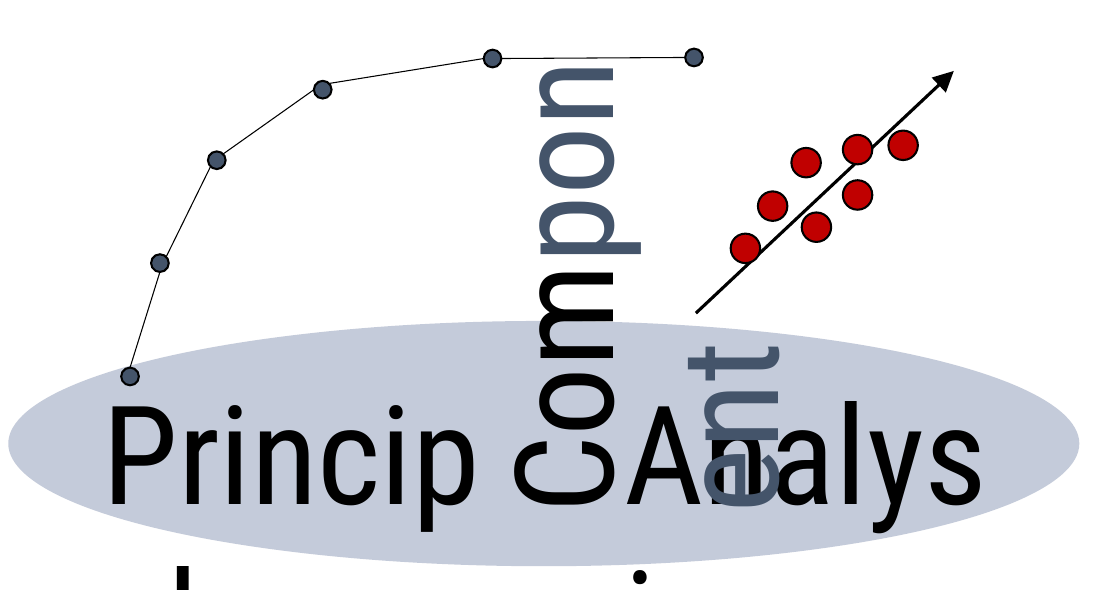
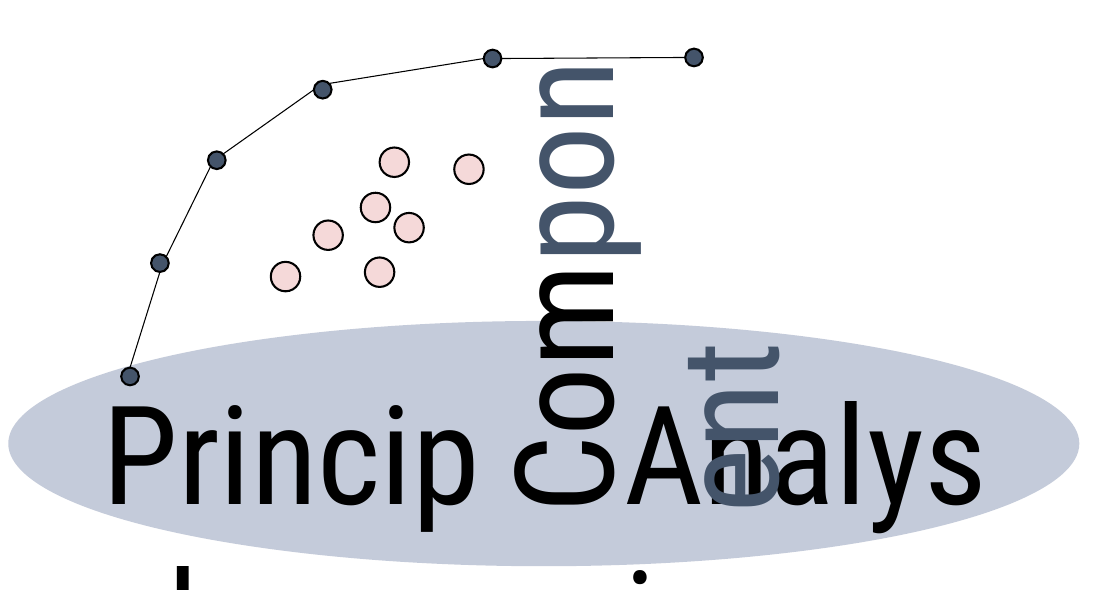
Before and after one commit to erdogant/pca, a slide deck: slide 1 of docs/figs/logo.pptx. Drawn at 1120x590 pixels with LibreOffice and Linux fonts; fonts in the diff are those of the drawing. Boxes give left, top, right and bottom in pixels: in the first picture for what was removed or moved away, otherwise in the second. Text is boxed around its words. In the diff, an @@ line names an element or a change of style, - is before the commit and + after.

```diff
--- a/docs/figs/logo.pptx
+++ b/docs/figs/logo.pptx
@@ arrow removed from (696, 313) to (954, 70) @@
@@ ellipse moved from (x1=843, y1=135, x2=873, y2=165) to (x1=380, y1=147, x2=410, y2=177) @@
@@ fill #C00000 to #C00000 at 15% opacity in 7 elements at (x1=313, y1=220, x2=343, y2=250), (x1=361, y1=193, x2=391, y2=223), (x1=271, y1=262, x2=301, y2=292), (x1=394, y1=213, x2=424, y2=243), (x1=365, y1=258, x2=395, y2=287), (x1=380, y1=147, x2=410, y2=177), (x1=454, y1=154, x2=484, y2=184) @@
@@ ellipse moved from (x1=888, y1=130, x2=918, y2=160) to (x1=454, y1=154, x2=484, y2=184) @@
@@ ellipse moved from (x1=792, y1=148, x2=822, y2=178) to (x1=361, y1=193, x2=391, y2=223) @@
@@ ellipse moved from (x1=758, y1=192, x2=788, y2=222) to (x1=313, y1=220, x2=343, y2=250) @@
@@ ellipse moved from (x1=843, y1=180, x2=873, y2=210) to (x1=394, y1=213, x2=424, y2=243) @@
@@ ellipse moved from (x1=731, y1=234, x2=761, y2=264) to (x1=271, y1=262, x2=301, y2=292) @@
@@ ellipse moved from (x1=803, y1=213, x2=833, y2=243) to (x1=365, y1=258, x2=395, y2=287) @@
```
Also in this commit, not shown: 1 other file.
